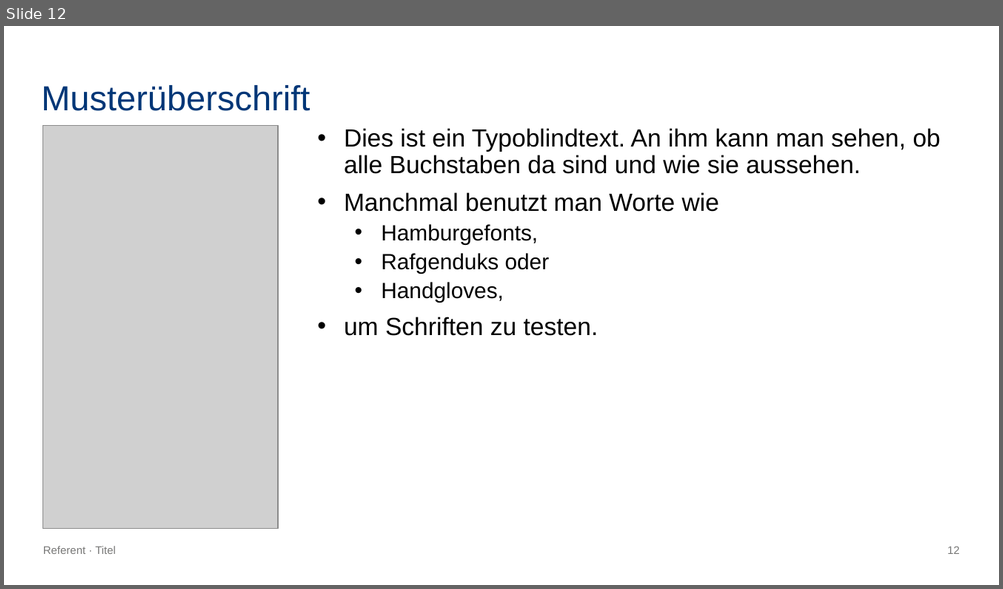
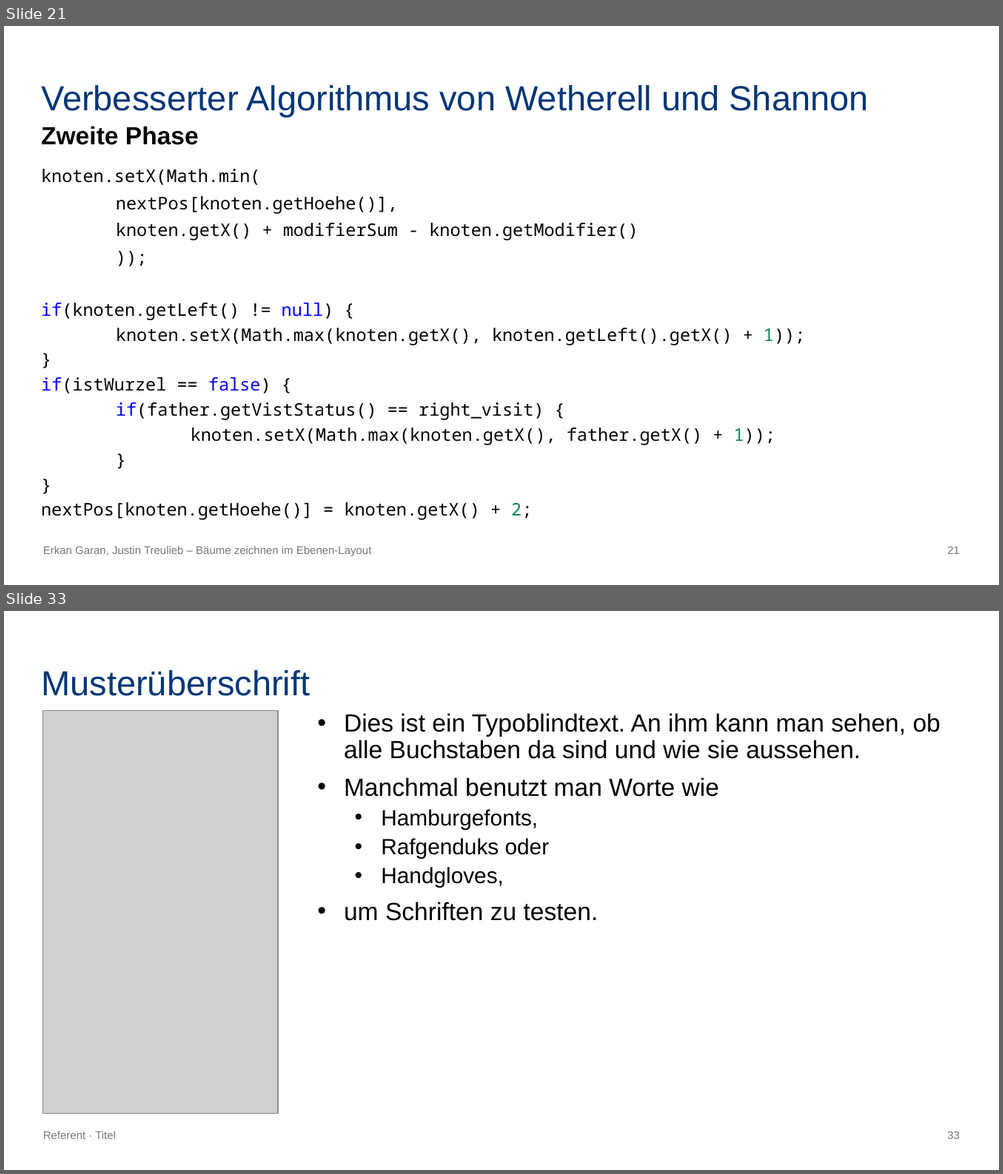
Before and after one commit to erkangrn/Praxsiprojekt, a slide deck: Powerpoint/Bäume zeichnen im Ebenen-Layout.pptx. Shown one above the other, each under a label of ours: slide 12 before the commit, slides 21 and 33 after it; the slides between them are not shown. The pictures are 1003x589 and 1003x1174 pixels, drawn with LibreOffice and Linux fonts; fonts in the diff are those of the drawing; grey boxes stand for pictures. Boxes give left, top, right and bottom in pixels: in the first picture for what was removed or moved away, otherwise in the second. Text is boxed around its words. In the diff, an @@ line names an element or a change of style, - is before the commit and + after.

```diff
--- a/Powerpoint/Bäume zeichnen im Ebenen-Layout.pptx
+++ b/Powerpoint/Bäume zeichnen im Ebenen-Layout.pptx
@@ slide 21 added at bbox=[4, 26, 999, 585], background #FFFFFF; not listed: 1 template element that a slide beside it also shows @@
@@ title added at bbox=[41, 85, 868, 116], 25.2 pt, text #003677 @@
+Verbesserter Algorithmus von Wetherell und Shannon
@@ text added at bbox=[41, 126, 199, 145], 18 pt, text #000000, bold @@
+Zweite Phase
@@ text added at bbox=[41, 169, 805, 520], 12.6 pt, text #000000 @@
+knoten.setX(Math.min(
+nextPos[knoten.getHoehe()],
+knoten.getX() + modifierSum - knoten.getModifier()
+));
+if(knoten.getLeft() != null) {
+knoten.setX(Math.max(knoten.getX(), knoten.getLeft().getX() + 1));
+}
+if(istWurzel == false) {
+if(father.getVistStatus() == right_visit) {
+knoten.setX(Math.max(knoten.getX(), father.getX() + 1));
+}
+}
+nextPos[knoten.getHoehe()] = knoten.getX() + 2;
@@ text added at bbox=[43, 546, 372, 557], 8 pt, text #777776 @@
+Erkan Garan, Justin Treulieb – Bäume zeichnen im Ebenen-Layout
@@ what was slide 12 is now slide 33 @@
@@ page number at bbox=[947, 1131, 959, 1139]: text changed @@
-12
+33
```
Also in this commit, not shown: 6 slides changed, 21 other slides added, 1 slide removed, 2 other files.
